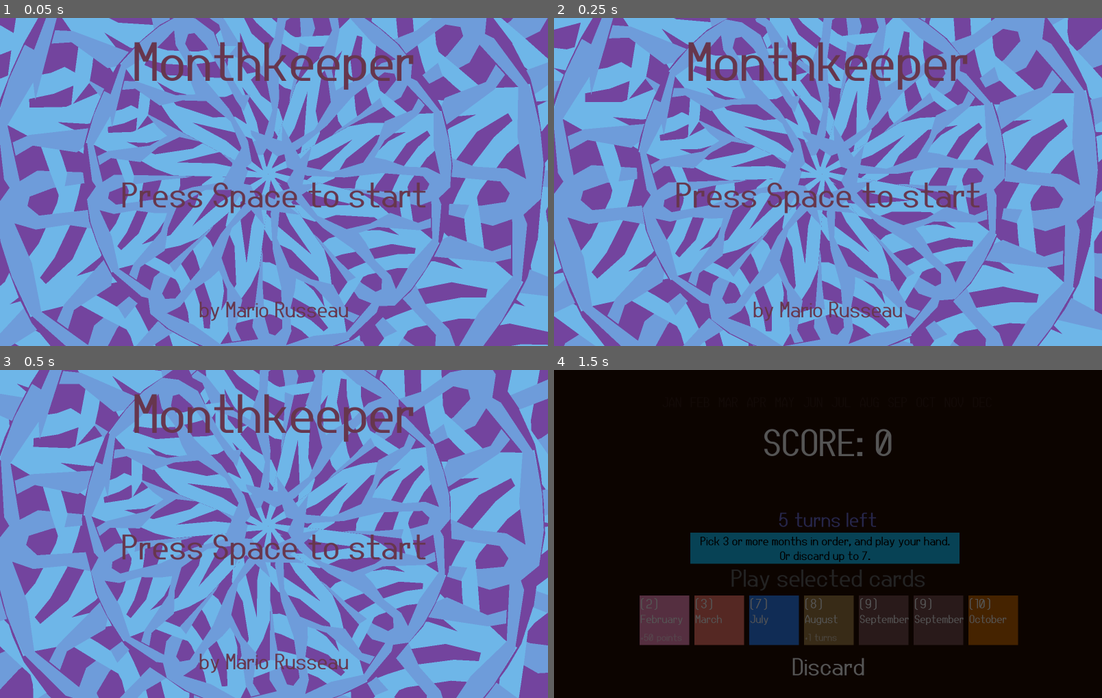
Above: before the commit, frames 1-4 (two rows, left to right).
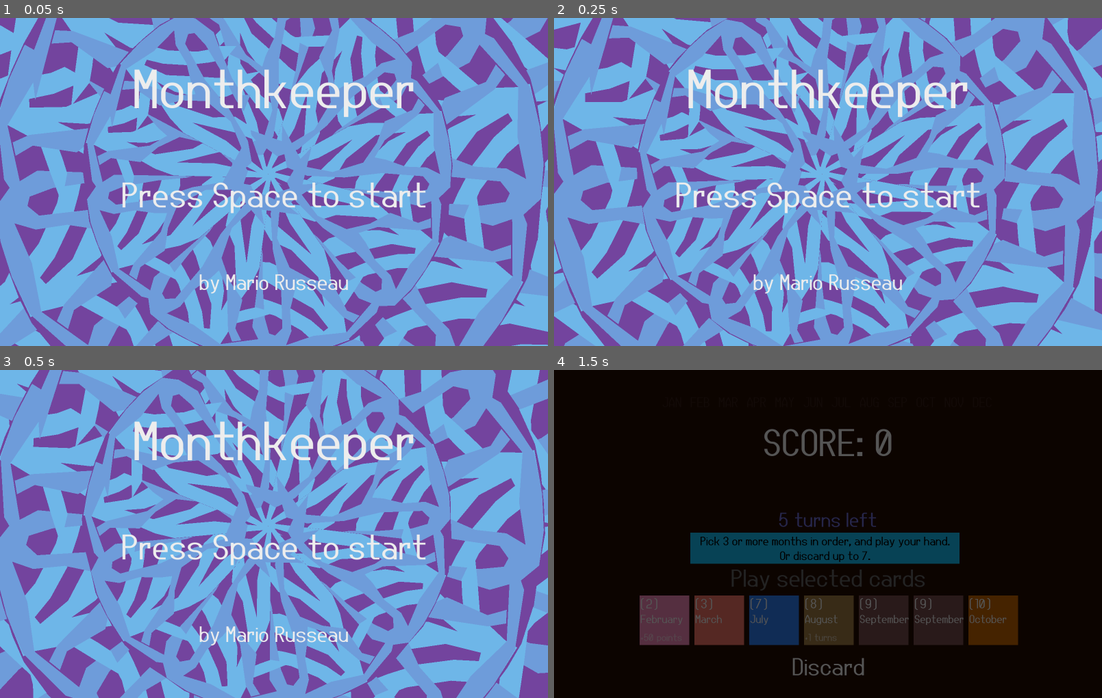
Above: after the commit, the same moments.

Repository: markeryjane/seeker
Game: Godot game, scene res://scenes/title_screen.tscn
The game is run twice, just before and just after one commit, with the same random seed, the same clock (stepped at 60 frames per second) and the same inputs.
Inputs:
- Up to frame 1 (0.05 s): no input
- Up to frame 2 (0.25 s): no input
- Up to frame 3 (0.5 s): no input
- Up to frame 4 (1.5 s): tap Space at 0.5 s; hold Right (ui_right) 0.53-1.28 s; tap Z (discard) at 0.6 s; tap Enter (ui_accept) at 0.77 s; hold Down (ui_down) from 1.28 s (still down); tap X (play_hand) at 1.35 s

The runs differ from the first frame. In frame 1, 5.8% of the frame differs, in the area x 22-78%, y 7-93%; in frame 2, 5.8%; in frame 3, 5.8%; in frame 4, nothing differs.

Commit message:
title scrn

Diff:
--- a/audio_manager.gd
+++ b/audio_manager.gd
@@ -9,6 +9,7 @@
 	$BGM.play()
 	var tween = get_tree().create_tween().set_ease(Tween.EASE_OUT).set_trans(Tween.TRANS_QUAD)
 	tween.tween_property($BGM, "volume_db", 3.0, 8)
+
 # Called every frame. 'delta' is the elapsed time since the previous frame.
 func _process(delta: float) -> void:
 	pass
--- a/scenes/title_screen.gd
+++ b/scenes/title_screen.gd
@@ -1,10 +1,15 @@
 extends Control
+@onready var title_bgm: AudioStreamPlayer = %TitleBGM
 
 
 # Called when the node enters the scene tree for the first time.
 func _ready() -> void:
 	#SceneTransition.goToScene(load("res://scenes/main_scene.tscn"))
-	pass
+	title_bgm.volume_db = -80
+
+	var tween = get_tree().create_tween().set_ease(Tween.EASE_OUT).set_trans(Tween.TRANS_QUAD)
+	tween.tween_property(title_bgm, "volume_db", 1.0, 5)
+	title_bgm.play()
 
 # Called every frame. 'delta' is the elapsed time since the previous frame.
 func _process(delta: float) -> void:
--- a/scenes/title_screen.tscn
+++ b/scenes/title_screen.tscn
@@ -40,30 +40,31 @@
 
 [node name="VBoxContainer" type="VBoxContainer" parent="CenterContainer"]
 layout_mode = 2
-theme_override_constants/separation = 300
+theme_override_constants/separation = 200
 
 [node name="PressEnterText2" type="Label" parent="CenterContainer/VBoxContainer"]
 layout_mode = 2
-theme_override_colors/font_color = Color(0.403922, 0.211765, 0.301961, 1)
+theme_override_colors/font_color = Color(0.93, 0.93, 0.93, 1)
 theme_override_font_sizes/font_size = 200
 text = "Monthkeeper"
 horizontal_alignment = 1
 
 [node name="PressEnterText" type="Label" parent="CenterContainer/VBoxContainer"]
 layout_mode = 2
-theme_override_colors/font_color = Color(0.405764, 0.213695, 0.300649, 1)
+theme_override_colors/font_color = Color(0.93, 0.93, 0.93, 1)
 theme_override_font_sizes/font_size = 130
 text = "Press Space to start"
 horizontal_alignment = 1
 
 [node name="ByMarkeryjaneText" type="Label" parent="CenterContainer/VBoxContainer"]
 layout_mode = 2
-theme_override_colors/font_color = Color(0.405764, 0.213695, 0.300649, 1)
+theme_override_colors/font_color = Color(0.93, 0.93, 0.93, 1)
 theme_override_font_sizes/font_size = 80
 text = "by Mario Russeau"
 horizontal_alignment = 1
 
 [node name="TitleBGM" type="AudioStreamPlayer" parent="."]
+unique_name_in_owner = true
 stream = ExtResource("3_hohqv")
 autoplay = true
 
